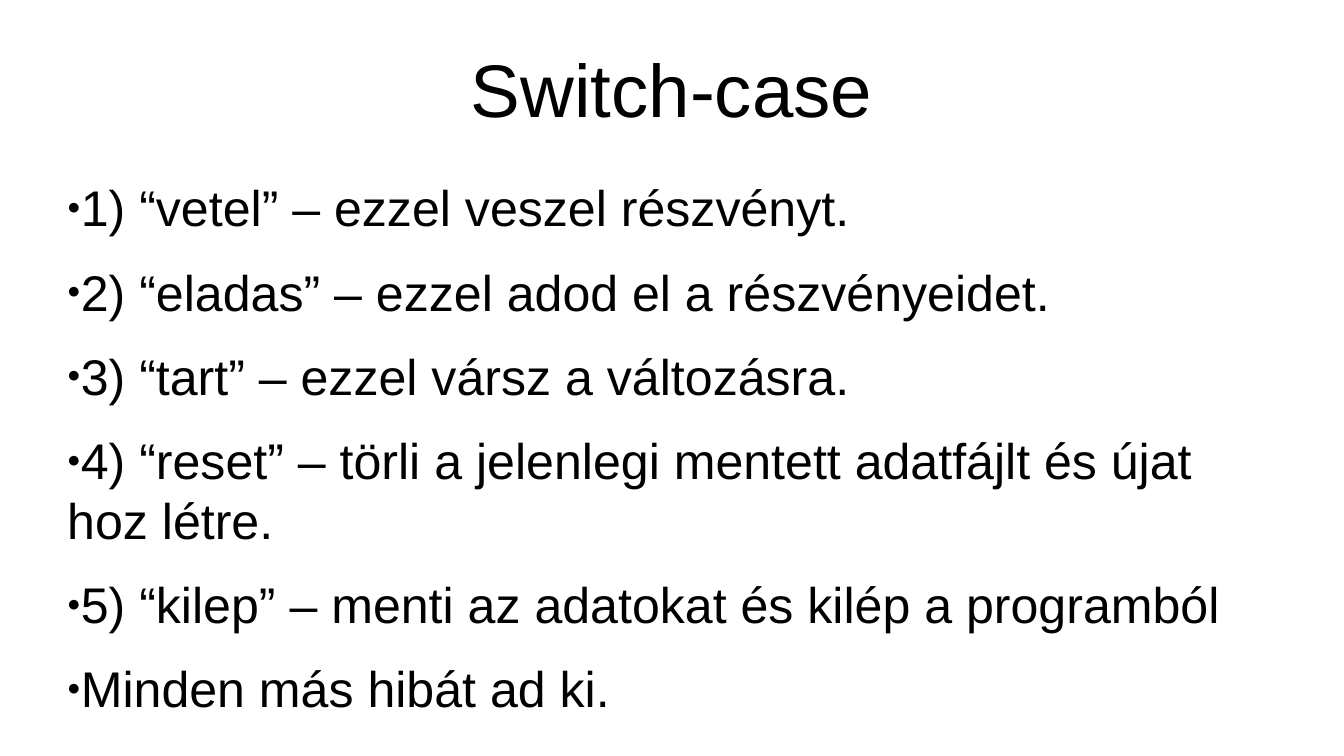
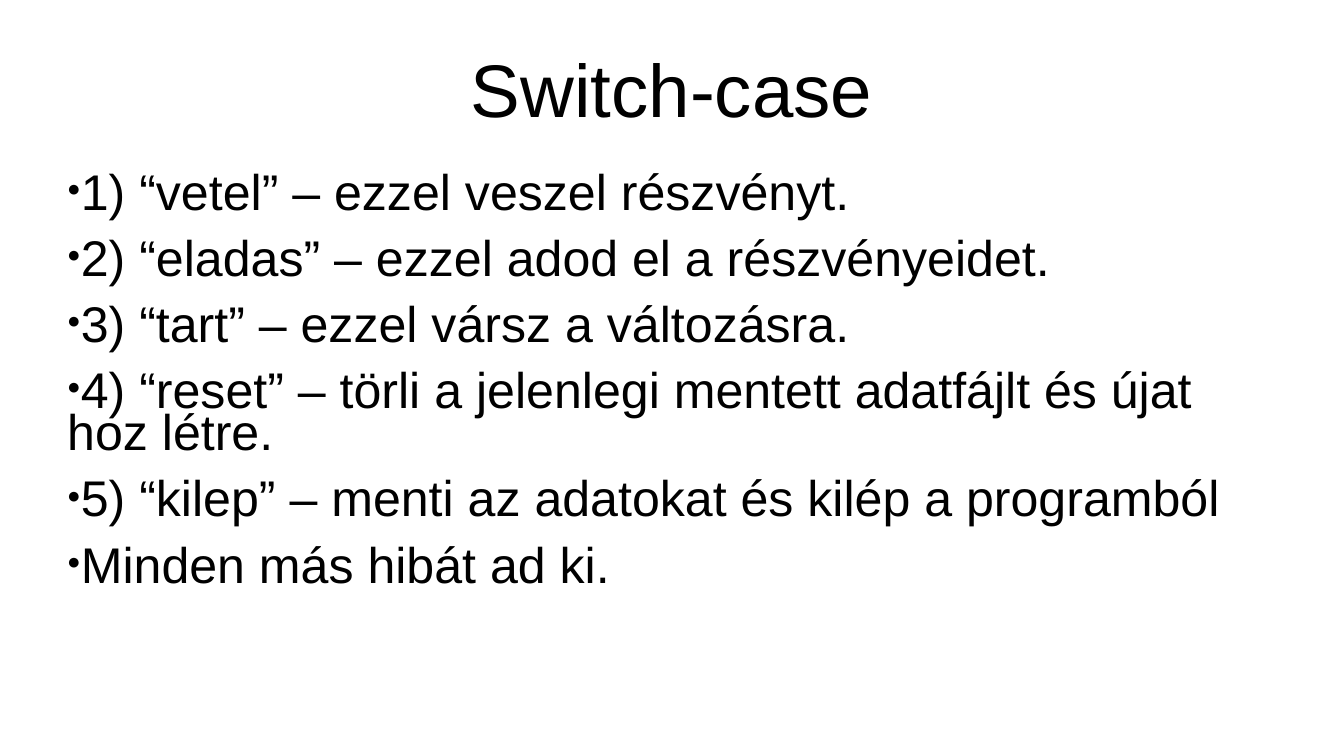
Before and after one commit to MajchricsRoland/2hetFeladat, a slide deck: slide 8 of eloadasDone.pptx. Drawn at 1344x756 pixels with LibreOffice and Linux fonts; fonts in the diff are those of the drawing. Boxes give left, top, right and bottom in pixels: in the first picture for what was removed or moved away, otherwise in the second. Text is boxed around its words. In the diff, an @@ line names an element or a change of style, - is before the commit and + after.

```diff
--- a/eloadasDone.pptx
+++ b/eloadasDone.pptx
@@ text "1) “vetel” – ezzel veszel ..." at (67, 173, 1219, 584): line spacing 0.9 to 0.7 @@
```
Also in this commit, not shown: 9 other slides changed.
